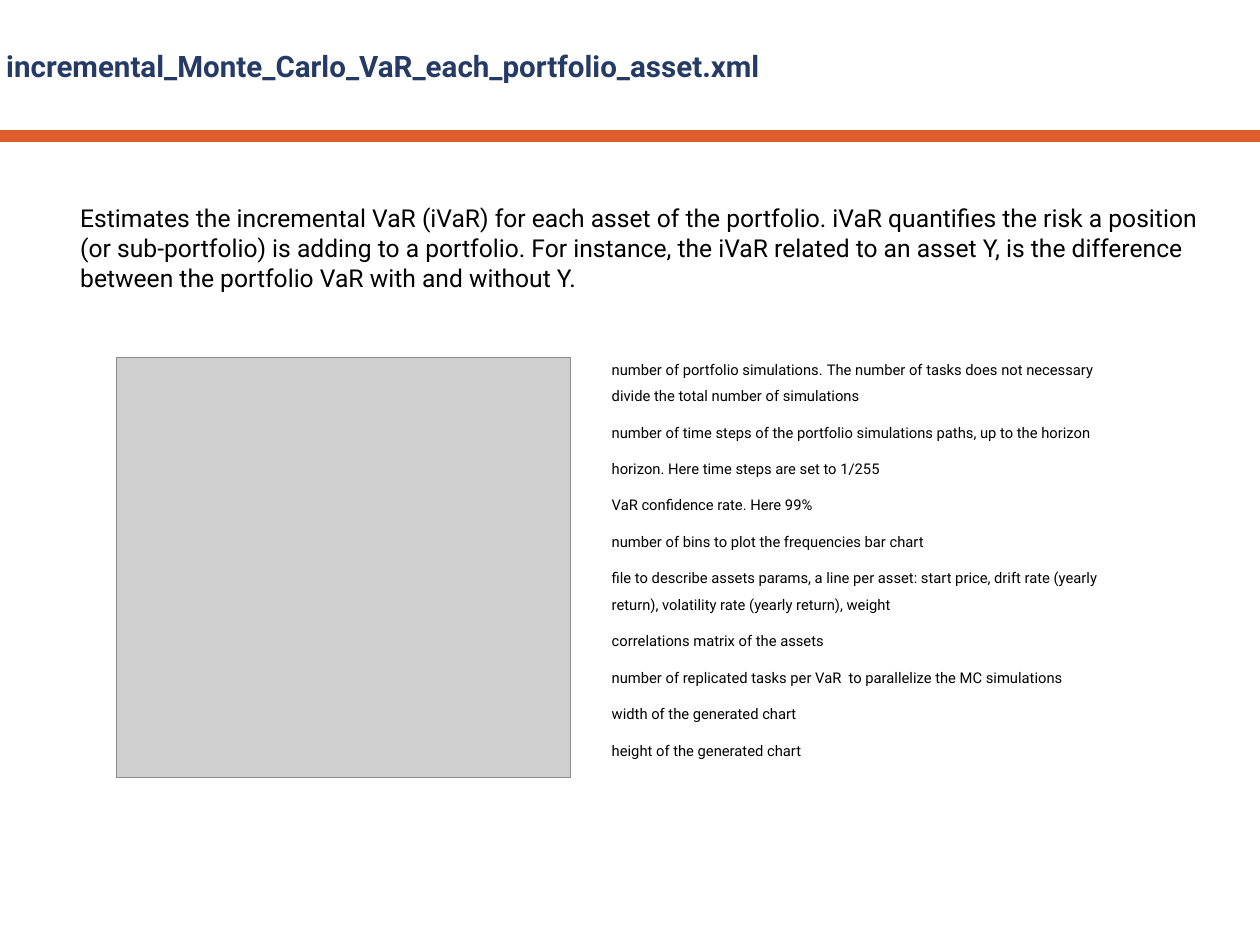
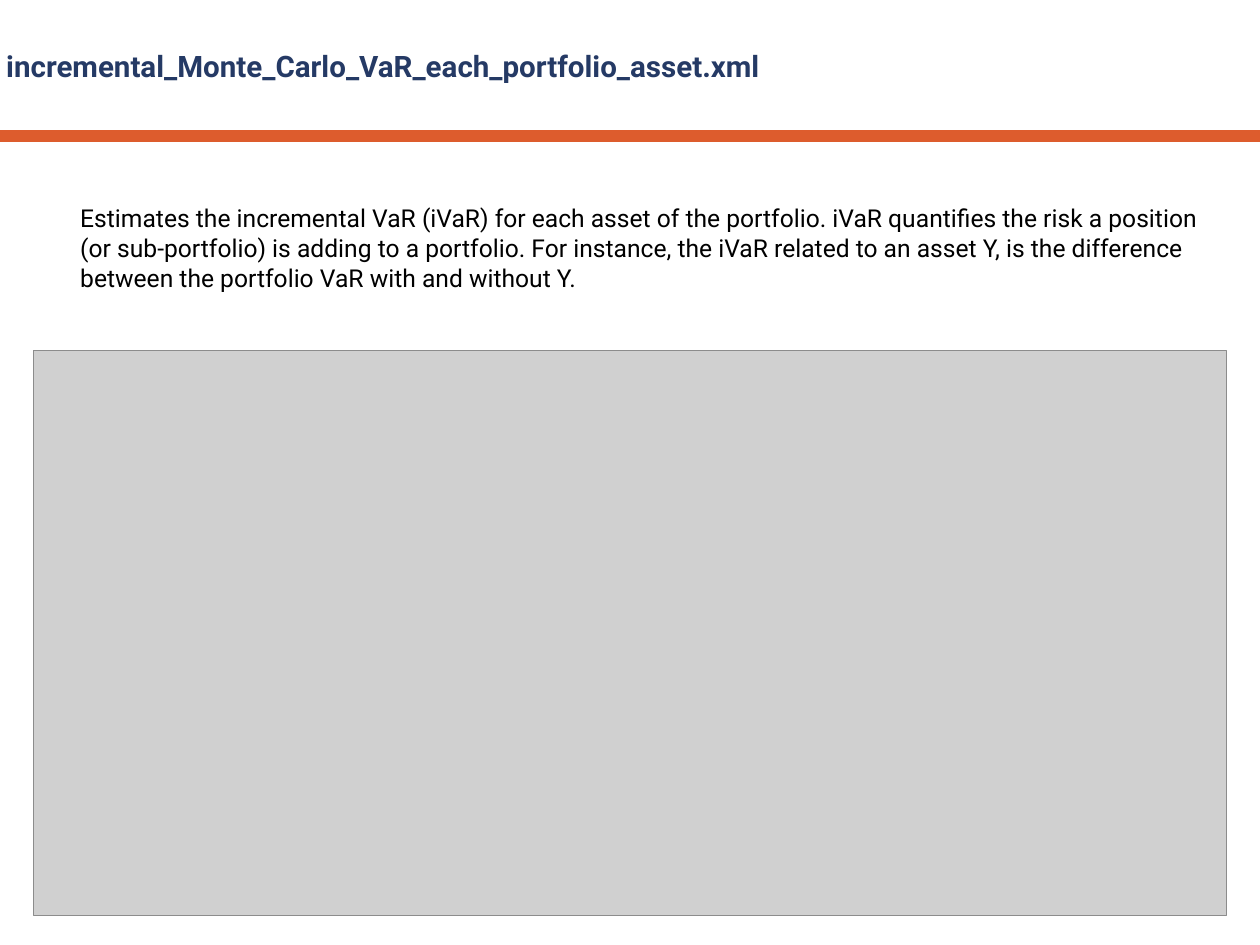
Before and after one commit to ow2-proactive/proactive-examples, a slide deck: slide 7 of Finance/resources/doc/dev/risk-valuation-proactive.pptx (slide 6 before the commit). Drawn at 1260x945 pixels with LibreOffice and Linux fonts; fonts in the diff are those of the drawing; grey boxes stand for pictures; background and template pictures are left out. Boxes give left, top, right and bottom in pixels: in the first picture for what was removed or moved away, otherwise in the second. Text is boxed around its words. In the diff, an @@ line names an element or a change of style, - is before the commit and + after.

Commit message:
Remove imbricated replicated tasks from incremental VaR wkw + add stress testing interactive wkw + update doc (#1228)

```diff
--- a/Finance/resources/doc/dev/risk-valuation-proactive.pptx
+++ b/Finance/resources/doc/dev/risk-valuation-proactive.pptx
@@ picture added at box(34, 351, 1226, 916) @@
@@ picture removed at box(116, 358, 570, 778) @@
@@ text removed at box(612, 363, 1097, 759) @@
-number of portfolio simulations. The number of tasks does not necessary divide the total number of simulations
-number of time steps of the portfolio simulations paths, up to the horizon
-horizon. Here time steps are set to 1/255
-VaR confidence rate. Here 99%
-number of bins to plot the frequencies bar chart
-file to describe assets params, a line per asset: start price, drift rate (yearly return), volatility rate (yearly return), weight
-correlations matrix of the assets
-number of replicated tasks per VaR to parallelize the MC simulations
-width of the generated chart
-height of the generated chart
```
Also in this commit, not shown: 6 other slides changed, 1 slide added, 9 other files.
